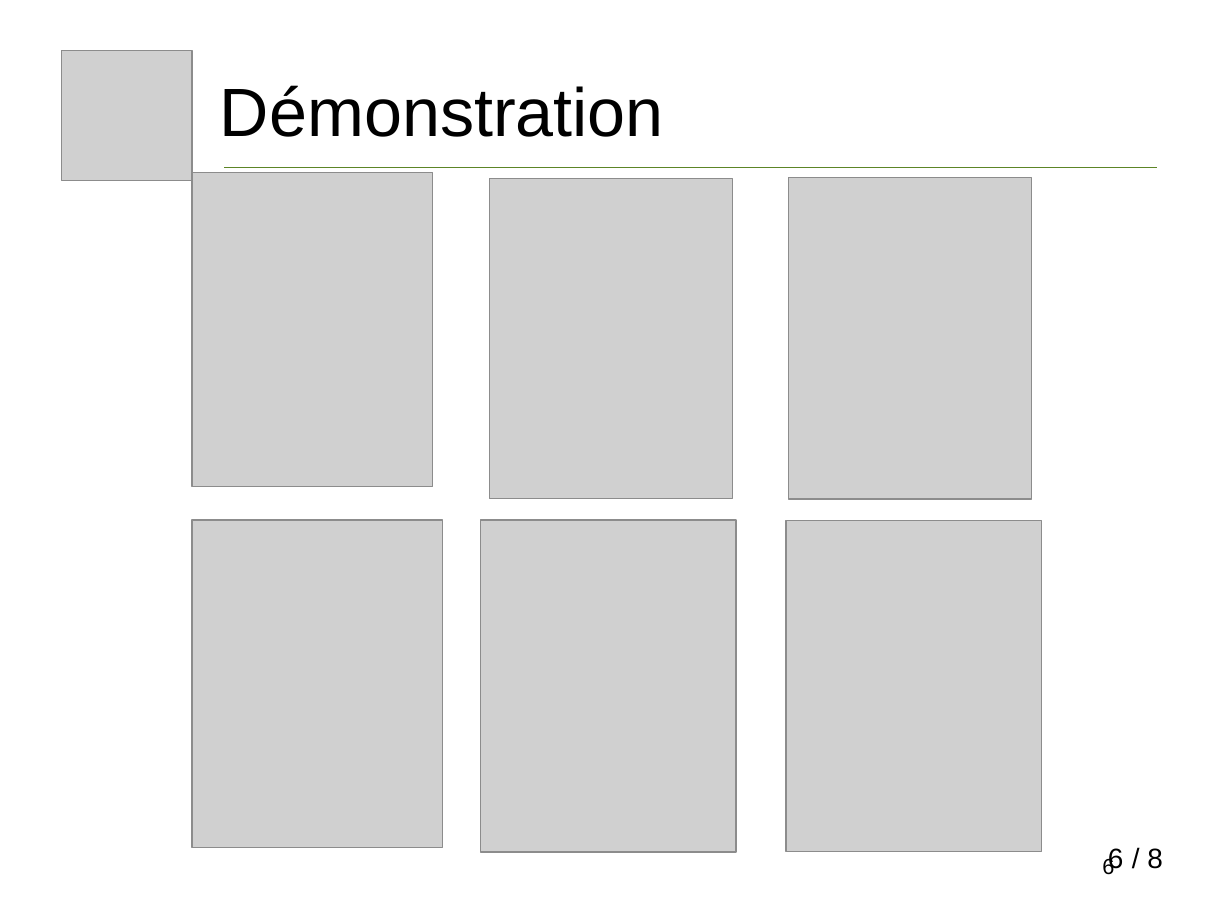
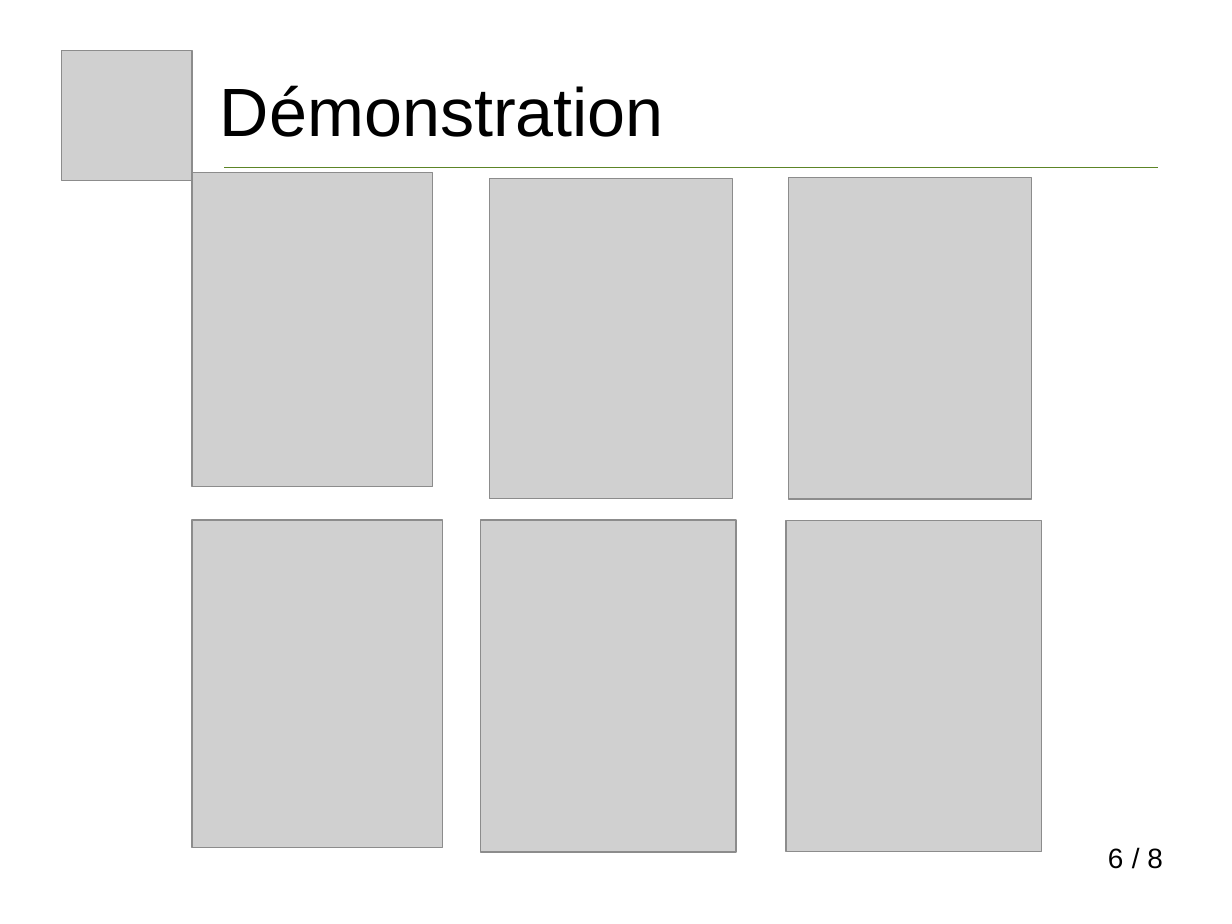
Before and after one commit to vivreanantes/VivreANantes_Complements, a slide deck: slide 6 of doc/Presentation_Mieux_Trier_A_Nantes.ppt. Drawn at 1232x924 pixels with LibreOffice and Linux fonts; fonts in the diff are those of the drawing; grey boxes stand for pictures. Boxes give left, top, right and bottom in pixels: in the first picture for what was removed or moved away, otherwise in the second. Text is boxed around its words. In the diff, an @@ line names an element or a change of style, - is before the commit and + after.

```diff
--- a/doc/Presentation_Mieux_Trier_A_Nantes.ppt
+++ b/doc/Presentation_Mieux_Trier_A_Nantes.ppt
@@ page number rewrapped from (1102, 857, 1114, 875) to (1108, 848, 1124, 869) @@
@@ page number removed at (1108, 848, 1124, 873) @@
-6
```
Also in this commit, not shown: 7 other slides changed, 9 other files.
